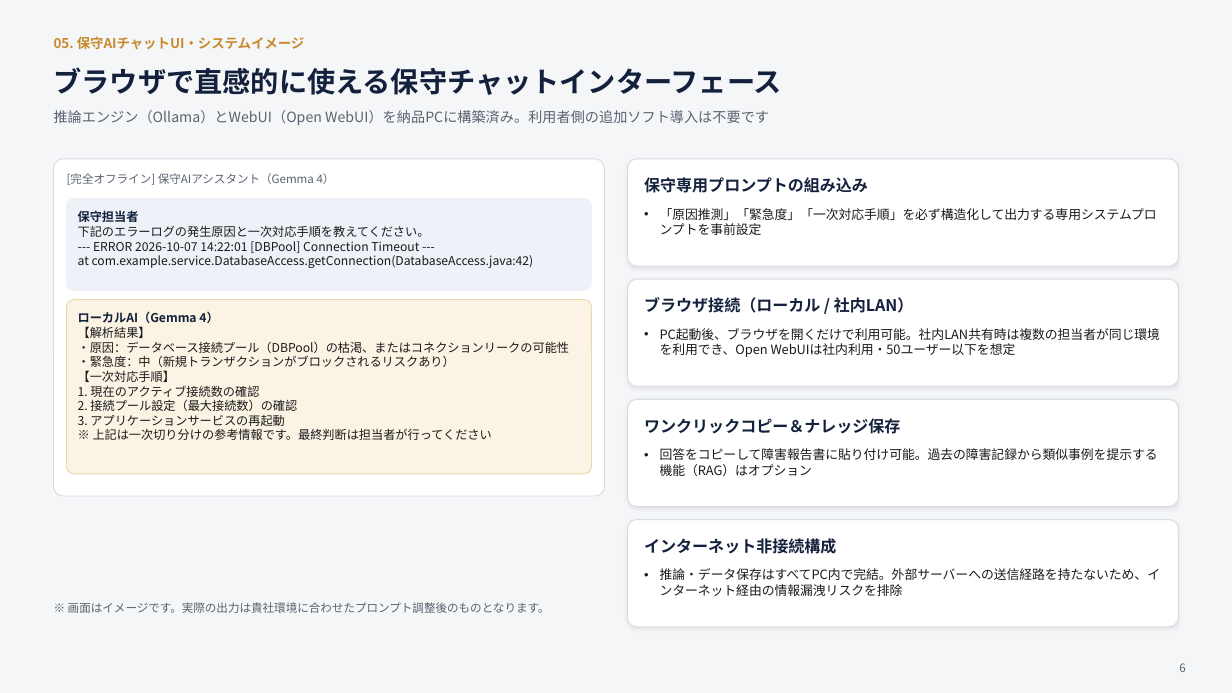
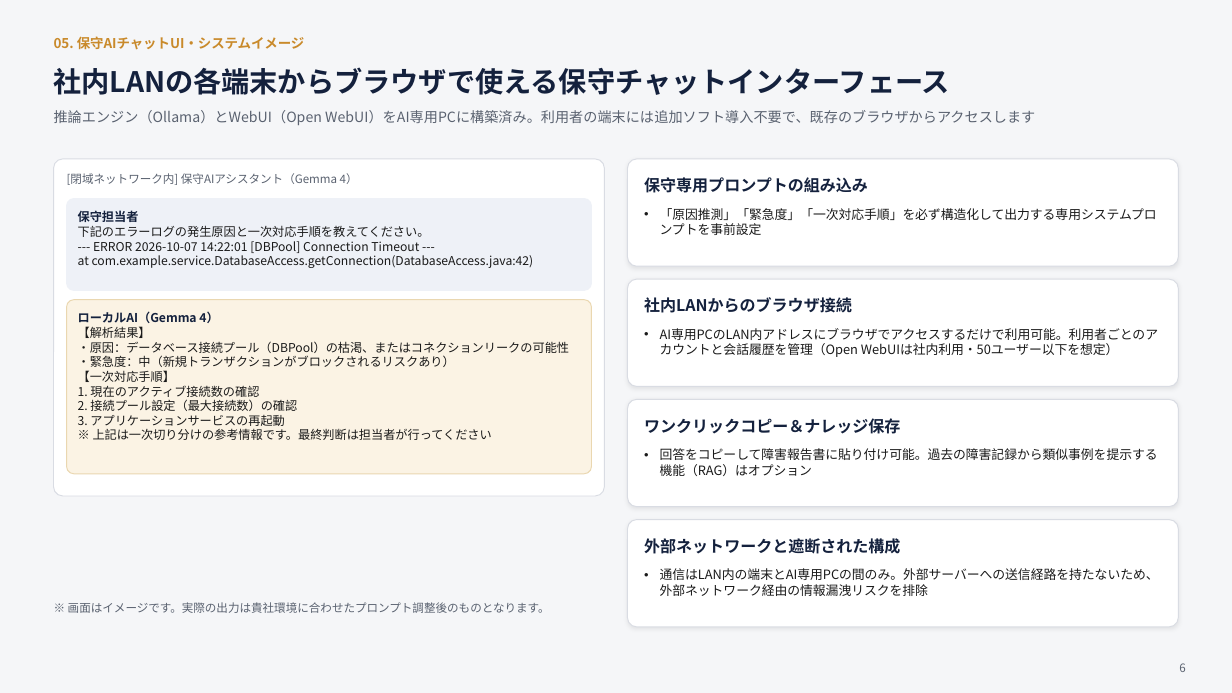
Before and after one commit to EN-Office/EN-Office, a slide deck: slide 6 of docs/proposal/local_llm_proposal_v3.pptx. Drawn at 1232x693 pixels with LibreOffice and Linux fonts; fonts in the diff are those of the drawing. Boxes give left, top, right and bottom in pixels: in the first picture for what was removed or moved away, otherwise in the second. Text is boxed around its words. In the diff, an @@ line names an element or a change of style, - is before the commit and + after.

```diff
--- a/docs/proposal/local_llm_proposal_v3.pptx
+++ b/docs/proposal/local_llm_proposal_v3.pptx
@@ text at [54, 67, 951, 95]: text changed @@
-ブラウザで直感的に使える保守チャットインターフェース
+社内LANの各端末からブラウザで使える保守チャットインターフェース
@@ text at [54, 110, 1035, 125]: text changed @@
-推論エンジン（Ollama）とWebUI（Open WebUI）を納品PCに構築済み。利用者側の追加ソフト導入は不要です
+推論エンジン（Ollama）とWebUI（Open WebUI）をAI専用PCに構築済み。利用者の端末には追加ソフト導入不要で、既存のブラウザからアクセスします
@@ text at [67, 173, 358, 185]: text changed @@
-[完全オフライン] 保守AIアシスタント（Gemma 4）
+[閉域ネットワーク内] 保守AIアシスタント（Gemma 4）
@@ text at [644, 297, 852, 313]: text changed @@
-ブラウザ接続（ローカル / 社内LAN）
+社内LANからのブラウザ接続
@@ text at [660, 328, 1159, 357]: text changed @@
-• PC起動後、ブラウザを開くだけで利用可能。社内LAN共有時は複数の担当者が同じ環境を利用でき、Open WebUIは社内利用・50ユーザー以下を想定
+• AI専用PCのLAN内アドレスにブラウザでアクセスするだけで利用可能。利用者ごとのアカウントと会話履歴を管理（Open WebUIは社内利用・50ユーザー以下を想定）
@@ text at [644, 538, 900, 554]: text changed @@
-インターネット非接続構成
+外部ネットワークと遮断された構成
@@ text at [660, 568, 1159, 596]: text changed @@
-• 推論・データ保存はすべてPC内で完結。外部サーバーへの送信経路を持たないため、インターネット経由の情報漏洩リスクを排除
+• 通信はLAN内の端末とAI専用PCの間のみ。外部サーバーへの送信経路を持たないため、外部ネットワーク経由の情報漏洩リスクを排除
```
Also in this commit, not shown: 6 other slides changed, 2 other files.
